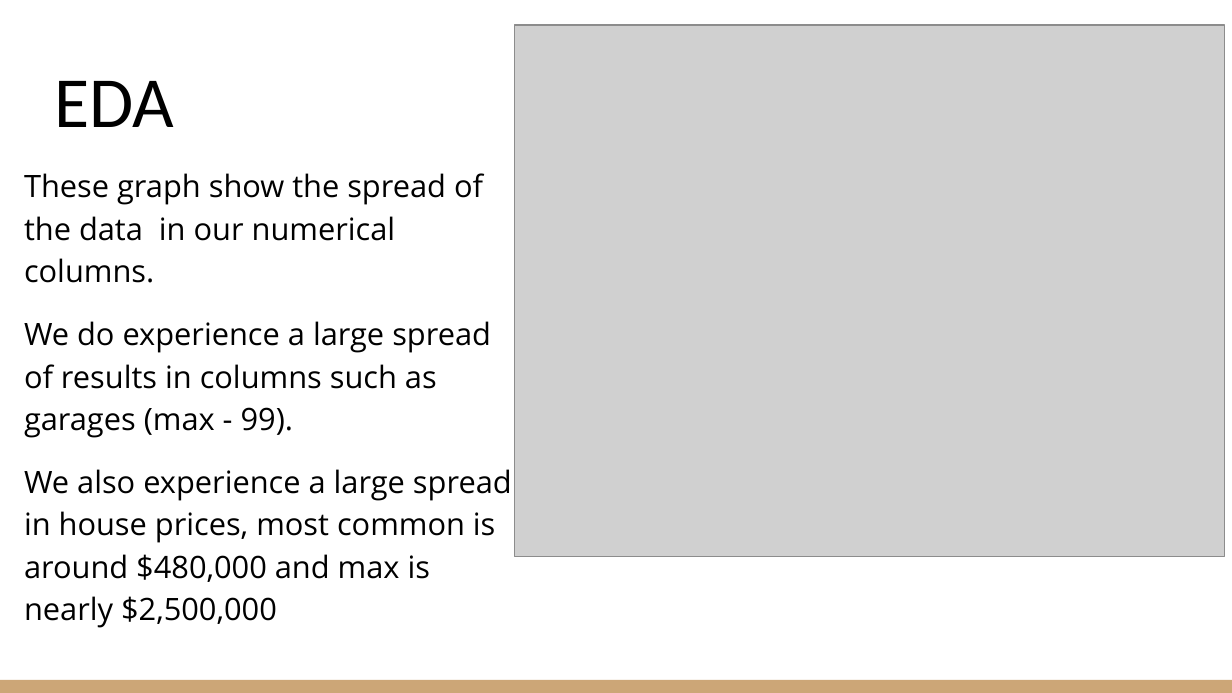
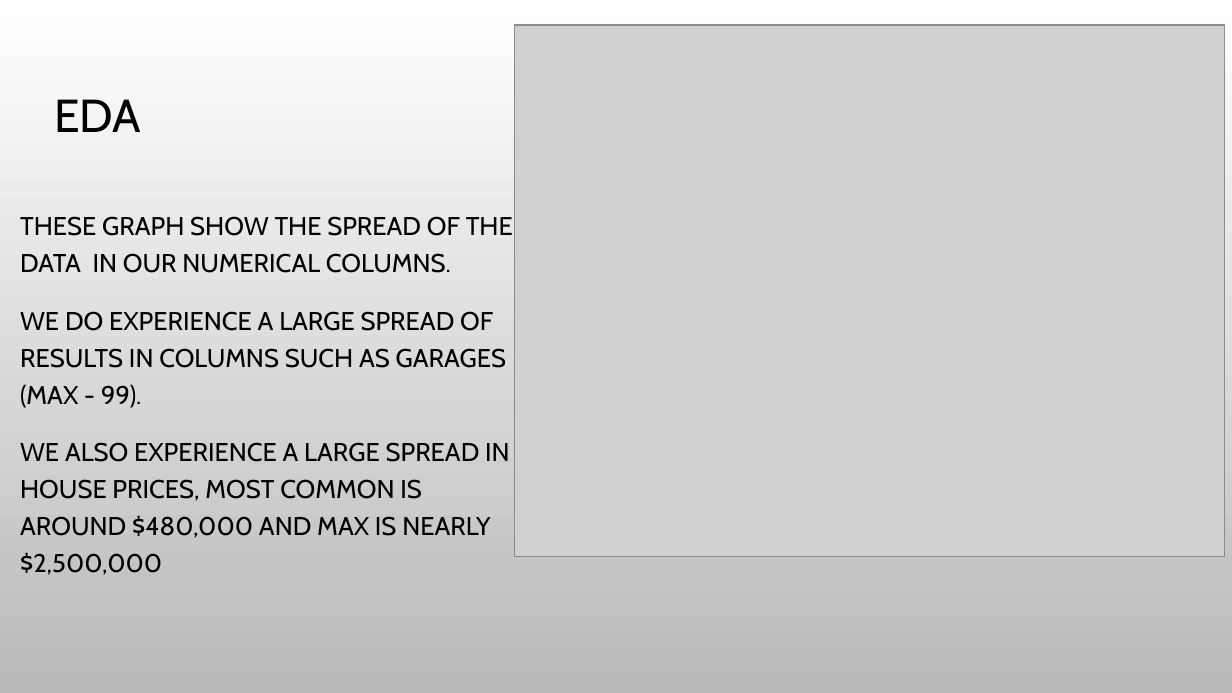
Before and after one commit to bradsmart1998/Project_4_Real_Estate_Regression, a slide deck: slide 4 of Project 4 - Perth House Prices.pptx. Drawn at 1232x693 pixels with LibreOffice and Linux fonts; fonts in the diff are those of the drawing; grey boxes stand for pictures; background and template pictures are left out. Boxes give left, top, right and bottom in pixels: in the first picture for what was removed or moved away, otherwise in the second. Text is boxed around its words. In the diff, an @@ line names an element or a change of style, - is before the commit and + after.

```diff
--- a/Project 4 - Perth House Prices.pptx
+++ b/Project 4 - Perth House Prices.pptx
@@ background #FFFFFF to picture (left out) @@
@@ title "EDA" at (54,99,141,132): size 42 to 27 pt, font Calibri to Cabin; line spacing 1 to 0.9 @@
@@ text at (20,216,513,575): text changed; size 18 to 15 pt; font Open Sans to Cabin @@
-These graph show the spread of the data in our numerical columns.
-We do experience a large spread of results in columns such as garages (max - 99).
-We also experience a large spread in house prices, most common is around $480,000 and max is nearly $2,500,000
+THESE GRAPH SHOW THE SPREAD OF THE DATA IN OUR NUMERICAL COLUMNS.
+WE DO EXPERIENCE A LARGE SPREAD OF RESULTS IN COLUMNS SUCH AS GARAGES (MAX - 99).
+WE ALSO EXPERIENCE A LARGE SPREAD IN HOUSE PRICES, MOST COMMON IS AROUND $480,000 AND MAX IS NEARLY $2,500,000
@@ rectangle removed at (0,680,1232,693) @@
```
Also in this commit, not shown: 12 other slides changed.
